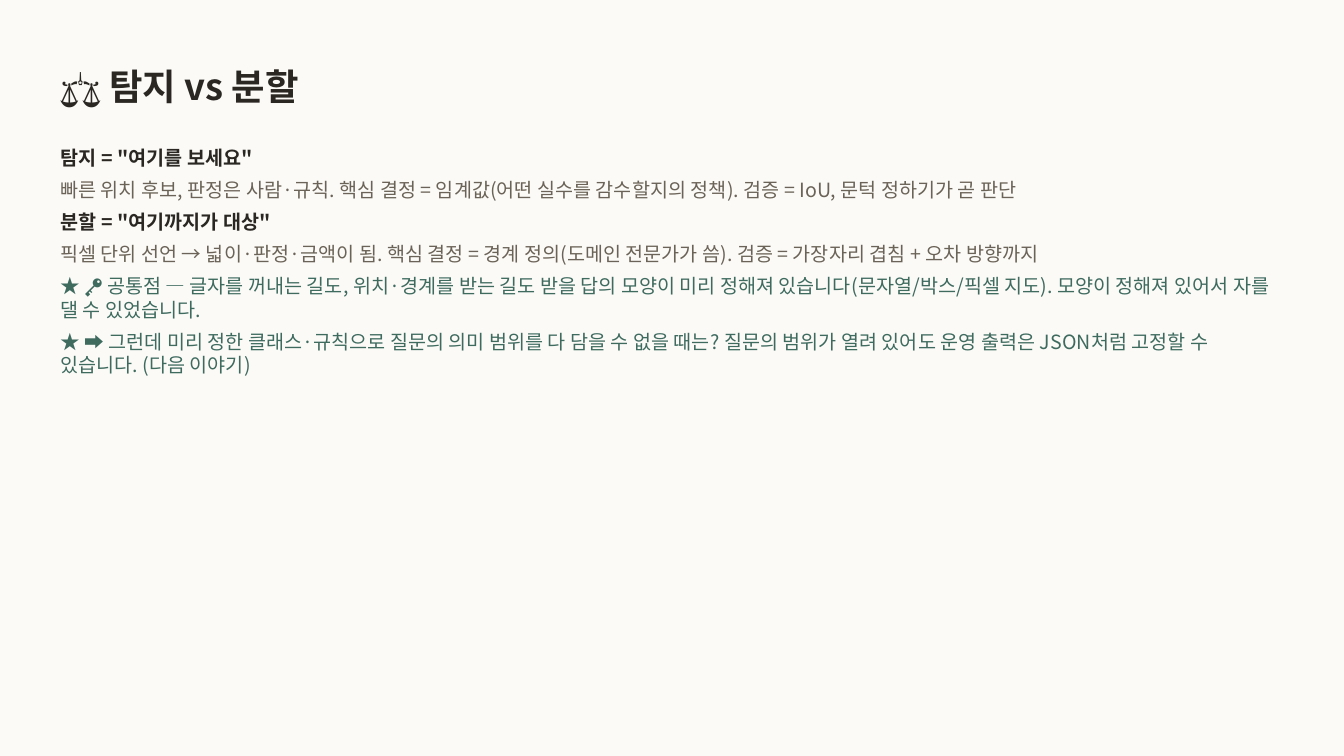
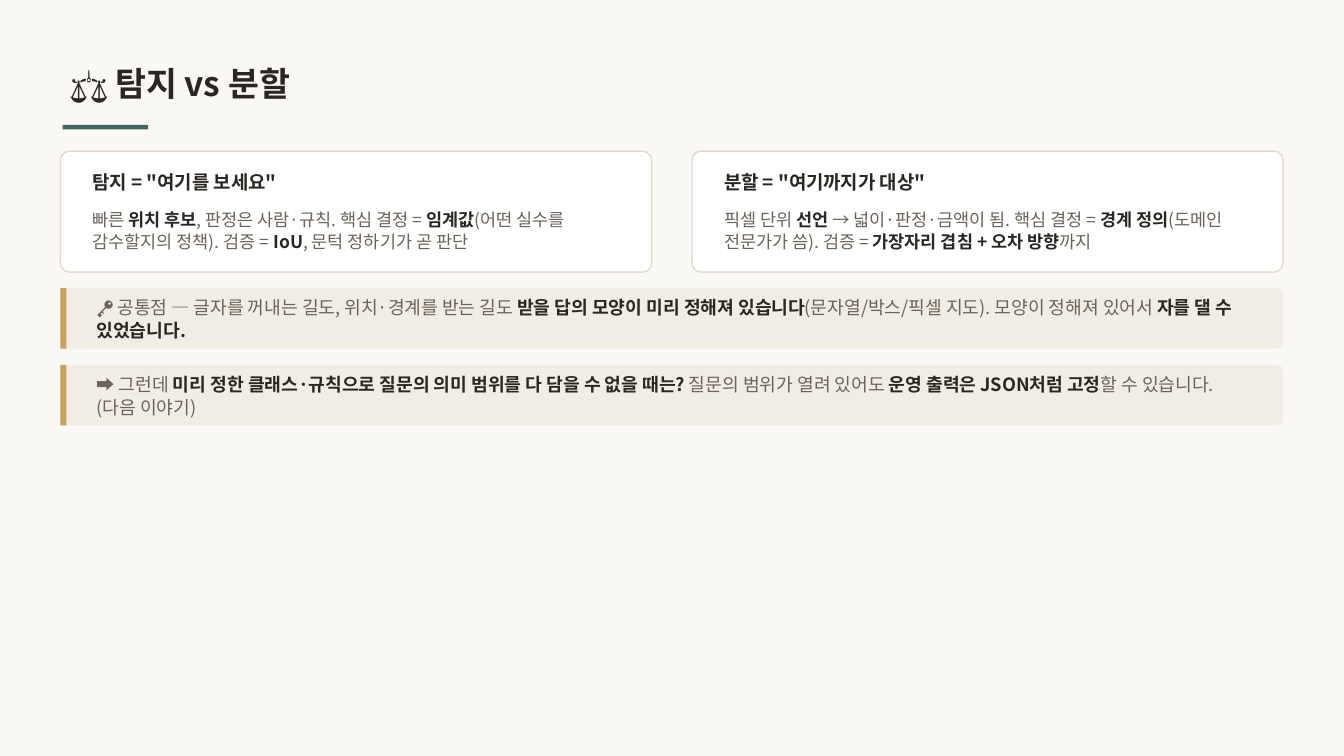
Before and after one commit to inseoklee-ai/study-room, a slide deck: slide 22 of detect-segment/detect-segment.pptx. Drawn at 1344x756 pixels with LibreOffice and Linux fonts; fonts in the diff are those of the drawing. Boxes give left, top, right and bottom in pixels: in the first picture for what was removed or moved away, otherwise in the second. Text is boxed around its words. In the diff, an @@ line names an element or a change of style, - is before the commit and + after.

```diff
--- a/detect-segment/detect-segment.pptx
+++ b/detect-segment/detect-segment.pptx
@@ background #FBFAF7 to #FAF8F4 @@
@@ text "⚖️ 탐지 vs 분할" at (115, 67, 290, 99): size 26 to 24 pt @@
@@ rectangle added at (63, 125, 148, 129), fill #3F6B5F @@
@@ rounded rectangle added at (60, 151, 652, 272), fill #FFFFFF, outline #E3DACB 1 pt @@
@@ text added at (93, 173, 277, 191), 13.5 pt, text #2A2723, bold @@
+탐지 = "여기를 보세요"
@@ rounded rectangle added at (693, 151, 1285, 272), fill #FFFFFF, outline #E3DACB 1 pt @@
@@ text added at (724, 173, 926, 191), 13.5 pt, text #2A2723, bold @@
+분할 = "여기까지가 대상"
@@ text added at (93, 211, 565, 252), 12.5 pt, text #6B6357 @@
+빠른 위치 후보, 판정은 사람·규칙. 핵심 결정 = 임계값(어떤 실수를 감수할지의 정책). 검증 = IoU, 문턱 정하기가 곧 판단
@@ text added at (724, 211, 1222, 252), 12.5 pt, text #6B6357 @@
+픽셀 단위 선언 → 넓이·판정·금액이 됨. 핵심 결정 = 경계 정의(도메인 전문가가 씀). 검증 = 가장자리 겹침 + 오차 방향까지
@@ rounded rectangle added at (60, 288, 1284, 349), fill #F2EDE4 @@
@@ rectangle added at (60, 288, 67, 349), fill #C8A15A @@
@@ text added at (97, 298, 1233, 339), 13 pt, text #6B6357 @@
+🔑 공통점 — 글자를 꺼내는 길도, 위치·경계를 받는 길도 받을 답의 모양이 미리 정해져 있습니다(문자열/박스/픽셀 지도). 모양이 정해져 있어서 자를 댈 수 있었습니다.
@@ rounded rectangle added at (60, 365, 1284, 425), fill #F2EDE4 @@
@@ rectangle added at (60, 365, 67, 425), fill #C8A15A @@
@@ text "➡️ 그런데 미리 정한 클래스·규칙으로 ..." at (97, 375, 1214, 418): vertical alignment top to middle @@
@@ text at (97, 375, 1214, 418): text changed; size 14 to 13 pt; text colour #3F6B5F to #2A2723; bold on @@
-탐지 = "여기를 보세요"
-  빠른 위치 후보, 판정은 사람·규칙. 핵심 결정 = 임계값(어떤 실수를 감수할지의 정책). 검증 = IoU, 문턱 정하기가 곧 판단
-분할 = "여기까지가 대상"
-  픽셀 단위 선언 → 넓이·판정·금액이 됨. 핵심 결정 = 경계 정의(도메인 전문가가 씀). 검증 = 가장자리 겹침 + 오차 방향까지
-★ 🔑 공통점 — 글자를 꺼내는 길도, 위치·경계를 받는 길도 받을 답의 모양이 미리 정해져 있습니다(문자열/박스/픽셀 지도). 모양이 정해져 있어서 자를 댈 수 있었습니다.
-★ ➡️ 그런데 미리 정한 클래스·규칙으로 질문의 의미 범위를 다 담을 수 없을 때는? 질문의 범위가 열려 있어도 운영 출력은 JSON처럼 고정할 수 있습니다. (다음 이야기)
+➡️ 그런데 미리 정한 클래스·규칙으로 질문의 의미 범위를 다 담을 수 없을 때는? 질문의 범위가 열려 있어도 운영 출력은 JSON처럼 고정할 수 있습니다. (다음 이야기)
```
Also in this commit, not shown: 26 other slides changed, 19 other files.
